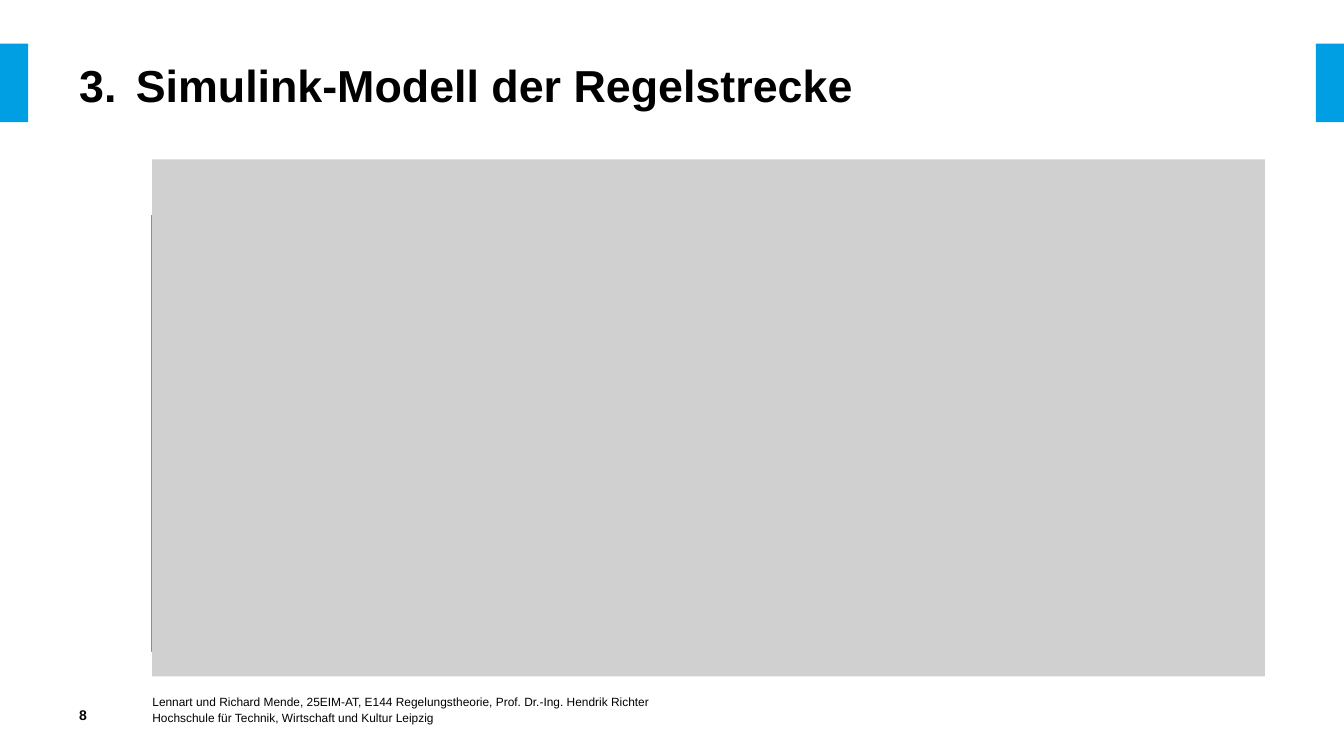
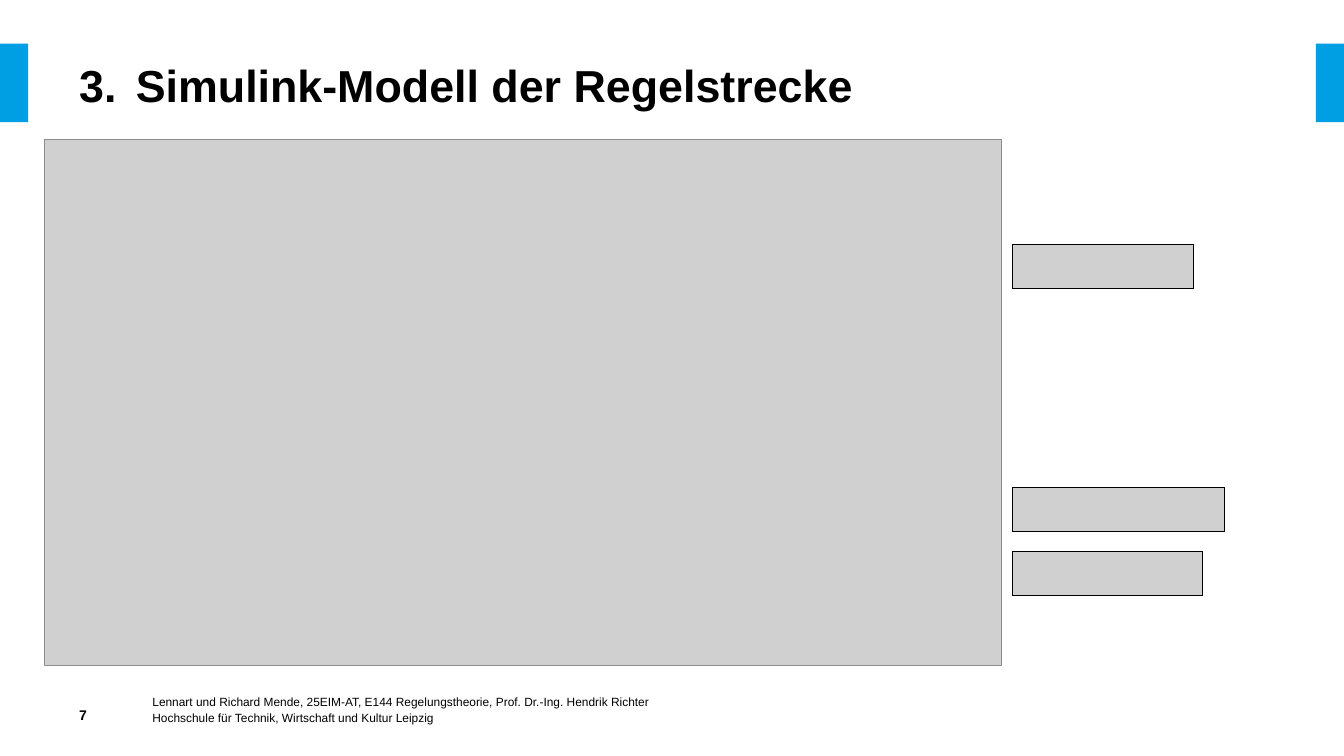
Before and after one commit to LennartMende/ColpittsOscillator, a slide deck: slide 7 of Zwischenpräsentation.pptx (slide 8 before the commit). Drawn at 1344x756 pixels with LibreOffice and Linux fonts; fonts in the diff are those of the drawing; grey boxes stand for pictures; background and template pictures are left out. Boxes give left, top, right and bottom in pixels: in the first picture for what was removed or moved away, otherwise in the second. Text is boxed around its words. In the diff, an @@ line names an element or a change of style, - is before the commit and + after.

```diff
--- a/Zwischenpräsentation.pptx
+++ b/Zwischenpräsentation.pptx
@@ picture: place and size @@
-picture at [152,216,960,652]
+picture at [44,139,1001,665]
@@ picture removed at [152,159,1265,677] @@
@@ picture added at [1013,245,1195,289] @@
@@ picture added at [1013,488,1224,532] @@
@@ picture added at [1013,553,1203,597] @@
@@ page number at [79,710,87,720]: text changed @@
-8
+7
```
Also in this commit, not shown: 6 other slides changed, 2 slides removed.
